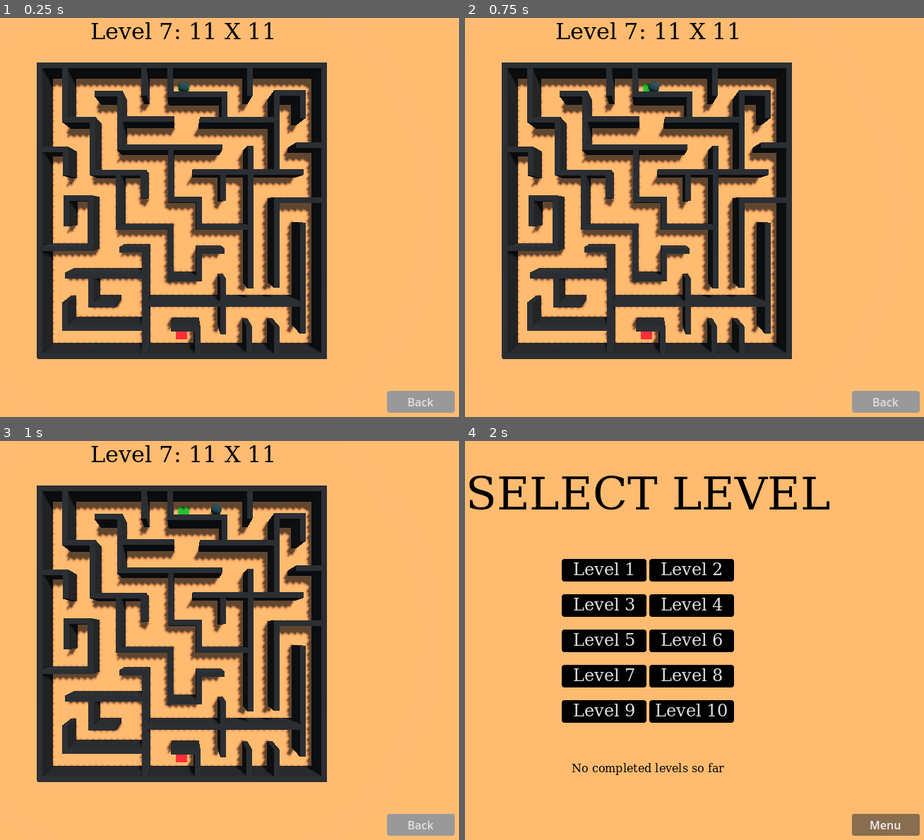
Above: before the commit, frames 1-4 (two rows, left to right).
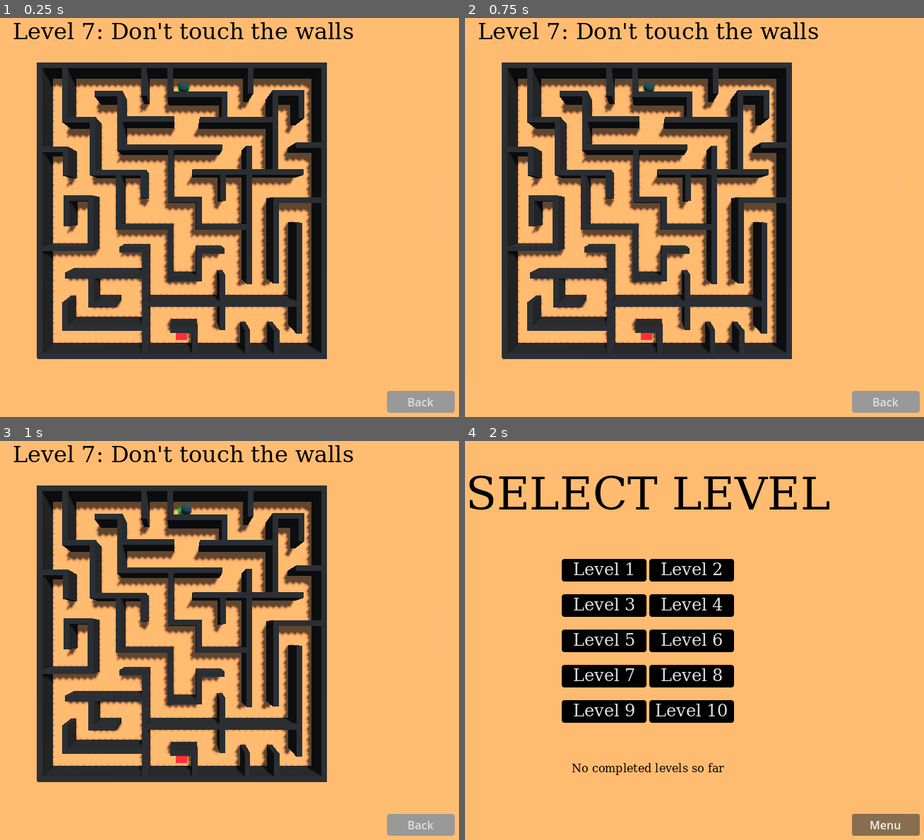
Above: after the commit, the same moments.

Repository: tautminas/sphere-in-a-maze
Game: Godot game, scene res://Level/level_7.tscn
The game is run twice, just before and just after one commit, with the same random seed, the same clock (stepped at 60 frames per second) and the same inputs. This scene is started directly instead of the project's main scene.
Inputs:
- Up to frame 1 (0.25 s): no input
- Up to frame 2 (0.75 s): tap Enter at 0.5 s; hold Right (right) from 0.53 s (still down)
- Up to frame 3 (1 s): keep holding Right (right); tap Space (jump) at 0.77 s
- Up to frame 4 (2 s): release Right (right) at 1.25 s; click "Back" at 1.25 s

The runs differ from the first frame. In frame 1, 3.6% of the frame differs, in the area x 2-77%, y 1-85%; in frame 2, 3.7%; in frame 3, 3.7%; in frame 4, nothing differs.

Commit message:
Add death walls for level 7

Diff:
--- /dev/null
+++ b/Level/level_7.gd
@@ -0,0 +1,20 @@
+extends Node3D
+
+@onready var player: RigidBody3D = $Player
+
+var force_magnitude : float = 2750.0 * 0.9
+
+# Called every frame. 'delta' is the elapsed time since the previous frame.
+func _process(delta: float) -> void:
+
+	if Input.is_action_pressed("right"):
+		player.apply_central_force(Vector3.LEFT * delta * force_magnitude)
+
+	if Input.is_action_pressed("left"):
+		player.apply_central_force(Vector3.RIGHT * delta * force_magnitude)
+
+	if Input.is_action_pressed("down"):
+		player.apply_central_force(Vector3.FORWARD * delta * force_magnitude)
+
+	if Input.is_action_pressed("up"):
+		player.apply_central_force(Vector3.BACK * delta * force_magnitude)
--- a/Level/level_7.tscn
+++ b/Level/level_7.tscn
@@ -1,5 +1,6 @@
-[gd_scene load_steps=13 format=3 uid="uid://brbt4e5u2itib"]
-
+[gd_scene load_steps=14 format=3 uid="uid://brbt4e5u2itib"]
+
+[ext_resource type="Script" path="res://Level/level_7.gd" id="1_unhwe"]
 [ext_resource type="Script" path="res://Level/EndPad.gd" id="1_ybd6n"]
 [ext_resource type="Texture2D" uid="uid://5qf3gj2epi4b" path="res://Level/level_7.png" id="2_3wq4h"]
 [ext_resource type="PackedScene" uid="uid://cyhvniedkv4gs" path="res://player.tscn" id="2_bmsc5"]
@@ -31,6 +32,7 @@
 albedo_color = Color(0, 0, 0, 1)
 
 [node name="Level" type="Node3D"]
+script = ExtResource("1_unhwe")
 
 [node name="WorldEnvironment" type="WorldEnvironment" parent="."]
 environment = SubResource("Environment_dovew")
@@ -52,7 +54,7 @@
 material = SubResource("StandardMaterial3D_hvt0v")
 
 [node name="EndPad" type="CSGBox3D" parent="." groups=["Goal"]]
-transform = Transform3D(1, 0, 0, 0, 1, 0, 0, 0, 1, -0.152806, 0.05, 11.8431)
+transform = Transform3D(1, 0, 0, 0, 1, 0, 0, 0, 1, -0.152806, 0.05, 11.9023)
 use_collision = true
 size = Vector3(1.1, 0.1, 1.1)
 material = SubResource("StandardMaterial3D_grlst")
@@ -73,355 +75,355 @@
 
 [node name="Walls" type="Node" parent="."]
 
-[node name="Wall1" type="CSGBox3D" parent="Walls"]
+[node name="Wall1" type="CSGBox3D" parent="Walls" groups=["Death"]]
 transform = Transform3D(1, 0, 0, 0, 1, 0, 0, 0, 1, -12.8527, 1, 0.124628)
 use_collision = true
 size = Vector3(0.5, 2, 26)
 material = SubResource("StandardMaterial3D_2ppxr")
 
-[node name="Wall5" type="CSGBox3D" parent="Walls"]
-transform = Transform3D(1, 0, 0, 0, 1, 0, 0, 0, 1, 6.06659, 1, 0.503981)
-use_collision = true
-size = Vector3(0.5, 2, 12.85)
-material = SubResource("StandardMaterial3D_2ppxr")
-
-[node name="Wall6" type="CSGBox3D" parent="Walls"]
+[node name="Wall5" type="CSGBox3D" parent="Walls" groups=["Death"]]
+transform = Transform3D(1, 0, 0, 0, 1, 0, 0, 0, 1, 5.95367, 1, 0.298915)
+use_collision = true
+size = Vector3(0.5, 2, 12.45)
+material = SubResource("StandardMaterial3D_2ppxr")
+
+[node name="Wall6" type="CSGBox3D" parent="Walls" groups=["Death"]]
 transform = Transform3D(1, 0, 0, 0, 1, 0, 0, 0, 1, -3.43269, 1, 8.175)
 use_collision = true
 size = Vector3(0.5, 2, 10)
 material = SubResource("StandardMaterial3D_2ppxr")
 
-[node name="Wall7" type="CSGBox3D" parent="Walls"]
-transform = Transform3D(1, 0, 0, 0, 1, 0, 0, 0, 1, 10.7998, 1, 6.00543)
+[node name="Wall7" type="CSGBox3D" parent="Walls" groups=["Death"]]
+transform = Transform3D(1, 0, 0, 0, 1, 0, 0, 0, 1, 10.4797, 1, 6.00543)
 use_collision = true
 size = Vector3(0.5, 2, 10)
 material = SubResource("StandardMaterial3D_2ppxr")
 
-[node name="Wall8" type="CSGBox3D" parent="Walls"]
+[node name="Wall8" type="CSGBox3D" parent="Walls" groups=["Death"]]
 transform = Transform3D(1, 0, 0, 0, 1, 0.000959931, 0, -0.000959931, 1, -5.67602, 1, -8.00053)
 use_collision = true
 size = Vector3(0.5, 2, 5)
 material = SubResource("StandardMaterial3D_2ppxr")
 
-[node name="Wall9" type="CSGBox3D" parent="Walls"]
+[node name="Wall9" type="CSGBox3D" parent="Walls" groups=["Death"]]
 transform = Transform3D(1, 0, 0, 0, 1, 0, 0, 0, 1, -1.0776, 1, -3.37945)
 use_collision = true
 size = Vector3(0.5, 2, 5)
 material = SubResource("StandardMaterial3D_2ppxr")
 
-[node name="Wall10" type="CSGBox3D" parent="Walls"]
+[node name="Wall10" type="CSGBox3D" parent="Walls" groups=["Death"]]
 transform = Transform3D(1, 0, 0, 0, 1, 0, 0, 0, 1, -8.32354, 1, 1.07198)
 use_collision = true
 size = Vector3(0.5, 2, 5)
 material = SubResource("StandardMaterial3D_2ppxr")
 
-[node name="Wall11" type="CSGBox3D" parent="Walls"]
+[node name="Wall11" type="CSGBox3D" parent="Walls" groups=["Death"]]
 transform = Transform3D(1, 0, 0, 0, 1, 0, 0, 0, 1, -5.80441, 1, -0.828021)
 use_collision = true
 size = Vector3(0.5, 2, 5)
 material = SubResource("StandardMaterial3D_2ppxr")
 
-[node name="Wall12" type="CSGBox3D" parent="Walls"]
+[node name="Wall12" type="CSGBox3D" parent="Walls" groups=["Death"]]
 transform = Transform3D(1, 0, 0, 0, 1, 0, 0, 0, 1, -1.13493, 1, 3.82336)
 use_collision = true
 size = Vector3(0.5, 2, 5)
 material = SubResource("StandardMaterial3D_2ppxr")
 
-[node name="Wall13" type="CSGBox3D" parent="Walls"]
-transform = Transform3D(1, 0, 0, 0, 1, 0, 0, 0, 1, 3.60741, 1, 8.52133)
-use_collision = true
-size = Vector3(0.5, 2, 5)
-material = SubResource("StandardMaterial3D_2ppxr")
-
-[node name="Wall14" type="CSGBox3D" parent="Walls"]
-transform = Transform3D(1, 0, 0, 0, 1, 0, 0, 0, 1, 8.44546, 1, 2.85736)
-use_collision = true
-size = Vector3(0.5, 2, 8)
-material = SubResource("StandardMaterial3D_2ppxr")
-
-[node name="Wall15" type="CSGBox3D" parent="Walls"]
-transform = Transform3D(1, 0, 0, 0, 1, 0, 0, 0, 1, 8.44546, 1, -7.13587)
+[node name="Wall13" type="CSGBox3D" parent="Walls" groups=["Death"]]
+transform = Transform3D(1, 0, 0, 0, 1, 0, 0, 0, 1, 3.5533, 1, 8.18331)
+use_collision = true
+size = Vector3(0.5, 2, 5)
+material = SubResource("StandardMaterial3D_2ppxr")
+
+[node name="Wall14" type="CSGBox3D" parent="Walls" groups=["Death"]]
+transform = Transform3D(1, 0, 0, 0, 1, 0, 0, 0, 1, 8.36533, 1, 2.61772)
+use_collision = true
+size = Vector3(0.5, 2, 7.75)
+material = SubResource("StandardMaterial3D_2ppxr")
+
+[node name="Wall15" type="CSGBox3D" parent="Walls" groups=["Death"]]
+transform = Transform3D(1, 0, 0, 0, 1, 0, 0, 0, 1, 8.30072, 1, -7.13587)
 use_collision = true
 size = Vector3(0.5, 2, 7.5)
 material = SubResource("StandardMaterial3D_2ppxr")
 
-[node name="Wall16" type="CSGBox3D" parent="Walls"]
+[node name="Wall16" type="CSGBox3D" parent="Walls" groups=["Death"]]
 transform = Transform3D(1, 0, 0, 0, 1, 0, 0, 0, 1, -10.59, 1, -10.5929)
 use_collision = true
 size = Vector3(0.5, 2, 5)
 material = SubResource("StandardMaterial3D_2ppxr")
 
-[node name="Wall17" type="CSGBox3D" parent="Walls"]
+[node name="Wall17" type="CSGBox3D" parent="Walls" groups=["Death"]]
 transform = Transform3D(1, 0, 0, 0, 1, 0, 0, 0, 1, -8.11096, 1, -5.8616)
 use_collision = true
 size = Vector3(0.5, 2, 5)
 material = SubResource("StandardMaterial3D_2ppxr")
 
-[node name="Wall18" type="CSGBox3D" parent="Walls"]
+[node name="Wall18" type="CSGBox3D" parent="Walls" groups=["Death"]]
 transform = Transform3D(1, 0, 0, 0, 1, 0, 0, 0, 1, 3.74438, 1, -9.446)
 use_collision = true
 size = Vector3(0.5, 2, 2.7)
 material = SubResource("StandardMaterial3D_2ppxr")
 
-[node name="Wall19" type="CSGBox3D" parent="Walls"]
-transform = Transform3D(1, 0, 0, 0, 1, 0, 0, 0, 1, 6.01456, 1, -11.6621)
-use_collision = true
-size = Vector3(0.5, 2, 2.5)
-material = SubResource("StandardMaterial3D_2ppxr")
-
-[node name="Wall20" type="CSGBox3D" parent="Walls"]
+[node name="Wall19" type="CSGBox3D" parent="Walls" groups=["Death"]]
+transform = Transform3D(1, 0, 0, 0, 1, 0, 0, 0, 1, 6.06735, 1, -11.86)
+use_collision = true
+size = Vector3(0.5, 2, 2.5)
+material = SubResource("StandardMaterial3D_2ppxr")
+
+[node name="Wall20" type="CSGBox3D" parent="Walls" groups=["Death"]]
 transform = Transform3D(1, 0, 0, 0, 1, 0, 0, 0, 1, -1.13654, 1, -11.6621)
 use_collision = true
 size = Vector3(0.5, 2, 2.5)
 material = SubResource("StandardMaterial3D_2ppxr")
 
-[node name="Wall21" type="CSGBox3D" parent="Walls"]
+[node name="Wall21" type="CSGBox3D" parent="Walls" groups=["Death"]]
 transform = Transform3D(1, 0, 0, 0, 1, 0, 0, 0, 1, -3.50225, 1, -11.6621)
 use_collision = true
 size = Vector3(0.5, 2, 2.5)
 material = SubResource("StandardMaterial3D_2ppxr")
 
-[node name="Wall22" type="CSGBox3D" parent="Walls"]
+[node name="Wall22" type="CSGBox3D" parent="Walls" groups=["Death"]]
 transform = Transform3D(1, 0, 0, 0, 1, 0, 0, 0, 1, -10.5466, 1, -4.4653)
 use_collision = true
 size = Vector3(0.5, 2, 2.5)
 material = SubResource("StandardMaterial3D_2ppxr")
 
-[node name="Wall23" type="CSGBox3D" parent="Walls"]
+[node name="Wall23" type="CSGBox3D" parent="Walls" groups=["Death"]]
 transform = Transform3D(1, 0, 0, 0, 1, 0, 0, 0, 1, -10.5812, 1, 9.42261)
 use_collision = true
 size = Vector3(0.5, 2, 2.54285)
 material = SubResource("StandardMaterial3D_2ppxr")
 
-[node name="Wall24" type="CSGBox3D" parent="Walls"]
-transform = Transform3D(1, 0, 0, 0, 1, 0, 0, 0, 1, 8.41712, 1, 11.5779)
-use_collision = true
-size = Vector3(0.5, 2, 2.5)
-material = SubResource("StandardMaterial3D_2ppxr")
-
-[node name="Wall25" type="CSGBox3D" parent="Walls"]
-transform = Transform3D(1, 0, 0, 0, 1, 0, 0, 0, 1, 5.97535, 1, 11.5779)
-use_collision = true
-size = Vector3(0.5, 2, 2.5)
-material = SubResource("StandardMaterial3D_2ppxr")
-
-[node name="Wall26" type="CSGBox3D" parent="Walls"]
+[node name="Wall24" type="CSGBox3D" parent="Walls" groups=["Death"]]
+transform = Transform3D(1, 0, 0, 0, 1, 0, 0, 0, 1, 8.41712, 1, 11.9457)
+use_collision = true
+size = Vector3(0.5, 2, 2.5)
+material = SubResource("StandardMaterial3D_2ppxr")
+
+[node name="Wall25" type="CSGBox3D" parent="Walls" groups=["Death"]]
+transform = Transform3D(1, 0, 0, 0, 1, 0, 0, 0, 1, 5.80433, 1, 11.9258)
+use_collision = true
+size = Vector3(0.5, 2, 2.5)
+material = SubResource("StandardMaterial3D_2ppxr")
+
+[node name="Wall26" type="CSGBox3D" parent="Walls" groups=["Death"]]
 transform = Transform3D(1, 0, 0, 0, 1, 0, 0, 0, 1, 1.46746, 1, 5.0488)
 use_collision = true
 size = Vector3(0.5, 2, 2.5)
 material = SubResource("StandardMaterial3D_2ppxr")
 
-[node name="Wall27" type="CSGBox3D" parent="Walls"]
+[node name="Wall27" type="CSGBox3D" parent="Walls" groups=["Death"]]
 transform = Transform3D(1, 0, 0, 0, 1, 0, 0, 0, 1, 1.46746, 1, 0.166056)
 use_collision = true
 size = Vector3(0.5, 2, 2.5)
 material = SubResource("StandardMaterial3D_2ppxr")
 
-[node name="Wall28" type="CSGBox3D" parent="Walls"]
+[node name="Wall28" type="CSGBox3D" parent="Walls" groups=["Death"]]
 transform = Transform3D(1, 0, 0, 0, 1, 0, 0, 0, 1, 3.60225, 1, -2.22682)
 use_collision = true
 size = Vector3(0.5, 2, 2.5)
 material = SubResource("StandardMaterial3D_2ppxr")
 
-[node name="Wall29" type="CSGBox3D" parent="Walls"]
-transform = Transform3D(1, 0, 0, 0, 1, 0, 0, 0, 1, 10.7605, 1, -9.63034)
-use_collision = true
-size = Vector3(0.5, 2, 2.5)
-material = SubResource("StandardMaterial3D_2ppxr")
-
-[node name="Wall30" type="CSGBox3D" parent="Walls"]
+[node name="Wall29" type="CSGBox3D" parent="Walls" groups=["Death"]]
+transform = Transform3D(1, 0, 0, 0, 1, 0, 0, 0, 1, 10.6681, 1, -9.63034)
+use_collision = true
+size = Vector3(0.5, 2, 2.5)
+material = SubResource("StandardMaterial3D_2ppxr")
+
+[node name="Wall30" type="CSGBox3D" parent="Walls" groups=["Death"]]
 transform = Transform3D(1, 0, 0, 0, 1, 0, 0, 0, 1, -8.25841, 1, 7.19503)
 use_collision = true
 size = Vector3(0.5, 2, 2.5)
 material = SubResource("StandardMaterial3D_2ppxr")
 
-[node name="Wall31" type="CSGBox3D" parent="Walls"]
+[node name="Wall31" type="CSGBox3D" parent="Walls" groups=["Death"]]
 transform = Transform3D(1, 0, 0, 0, 1, 0, 0, 0, 1, -10.4561, 1, 0.0790176)
 use_collision = true
 size = Vector3(0.5, 2, 2.5)
 material = SubResource("StandardMaterial3D_2ppxr")
 
-[node name="Wall33" type="CSGBox3D" parent="Walls"]
-transform = Transform3D(1, 0, 0, 0, 1, 0, 0, 0, 1, 1.30681, 1, 11.6608)
+[node name="Wall33" type="CSGBox3D" parent="Walls" groups=["Death"]]
+transform = Transform3D(1, 0, 0, 0, 1, 0, 0, 0, 1, 1.09708, 1, 11.8706)
 use_collision = true
 size = Vector3(0.5, 2, 2.8)
 material = SubResource("StandardMaterial3D_2ppxr")
 
-[node name="Wall34" type="CSGBox3D" parent="Walls"]
+[node name="Wall34" type="CSGBox3D" parent="Walls" groups=["Death"]]
 transform = Transform3D(-4.37114e-08, 0, 1, 0, 1, 0, -1, 0, -4.37114e-08, -7.24516, 1, 8.3519)
 use_collision = true
 size = Vector3(0.5, 2, 2.5)
 material = SubResource("StandardMaterial3D_2ppxr")
 
-[node name="Wall35" type="CSGBox3D" parent="Walls"]
+[node name="Wall35" type="CSGBox3D" parent="Walls" groups=["Death"]]
 transform = Transform3D(-4.37114e-08, 0, 1, 0, 1, 0, -1, 0, -4.37114e-08, -4.43405, 1, 3.41432)
 use_collision = true
 size = Vector3(0.5, 2, 2.5)
 material = SubResource("StandardMaterial3D_2ppxr")
 
-[node name="Wall36" type="CSGBox3D" parent="Walls"]
+[node name="Wall36" type="CSGBox3D" parent="Walls" groups=["Death"]]
 transform = Transform3D(-4.37114e-08, 0, 1, 0, 1, 0, -1, 0, -4.37114e-08, -6.6766, 1, -10.5811)
 use_collision = true
 size = Vector3(0.5, 2, 2.5)
 material = SubResource("StandardMaterial3D_2ppxr")
 
-[node name="Wall37" type="CSGBox3D" parent="Walls"]
+[node name="Wall37" type="CSGBox3D" parent="Walls" groups=["Death"]]
 transform = Transform3D(-4.37114e-08, 0, 1, 0, 1, 0, -1, 0, -4.37114e-08, 9.64685, 1, -10.6308)
 use_collision = true
 size = Vector3(0.5, 2, 2.5)
 material = SubResource("StandardMaterial3D_2ppxr")
 
-[node name="Wall38" type="CSGBox3D" parent="Walls"]
+[node name="Wall38" type="CSGBox3D" parent="Walls" groups=["Death"]]
 transform = Transform3D(-4.37114e-08, 0, 1, 0, 1, 0, -1, 0, -4.37114e-08, 11.4067, 1, -5.93967)
 use_collision = true
 size = Vector3(0.5, 2, 2.5)
 material = SubResource("StandardMaterial3D_2ppxr")
 
-[node name="Wall39" type="CSGBox3D" parent="Walls"]
+[node name="Wall39" type="CSGBox3D" parent="Walls" groups=["Death"]]
 transform = Transform3D(-4.37114e-08, 0, 1, 0, 1, 0, -1, 0, -4.37114e-08, 2.46734, 1, 3.55968)
 use_collision = true
 size = Vector3(0.5, 2, 2.5)
 material = SubResource("StandardMaterial3D_2ppxr")
 
-[node name="Wall40" type="CSGBox3D" parent="Walls"]
+[node name="Wall40" type="CSGBox3D" parent="Walls" groups=["Death"]]
 transform = Transform3D(-4.37114e-08, 0, 1, 0, 1, 0, -1, 0, -4.37114e-08, 0.141258, 1, 6.05648)
 use_collision = true
 size = Vector3(0.5, 2, 2.5)
 material = SubResource("StandardMaterial3D_2ppxr")
 
-[node name="Wall41" type="CSGBox3D" parent="Walls"]
-transform = Transform3D(-4.37114e-08, 0, 1, 0, 1, 0, -1, 0, -4.37114e-08, 0.141258, 1, 10.5117)
-use_collision = true
-size = Vector3(0.5, 2, 2.5)
-material = SubResource("StandardMaterial3D_2ppxr")
-
-[node name="Wall42" type="CSGBox3D" parent="Walls"]
+[node name="Wall41" type="CSGBox3D" parent="Walls" groups=["Death"]]
+transform = Transform3D(-4.37114e-08, 0, 1, 0, 1, 0, -1, 0, -4.37114e-08, 0.0928268, 1, 10.6462)
+use_collision = true
+size = Vector3(0.5, 2, 2.5)
+material = SubResource("StandardMaterial3D_2ppxr")
+
+[node name="Wall42" type="CSGBox3D" parent="Walls" groups=["Death"]]
 transform = Transform3D(-4.37114e-08, 0, 1, 0, 1, 0, -1, 0, -4.37114e-08, -9.35818, 1, -8.26546)
 use_collision = true
 size = Vector3(0.5, 2, 2.98)
 material = SubResource("StandardMaterial3D_2ppxr")
 
-[node name="Wall43" type="CSGBox3D" parent="Walls"]
+[node name="Wall43" type="CSGBox3D" parent="Walls" groups=["Death"]]
 transform = Transform3D(-4.37114e-08, 0, 1, 0, 1, 0, -1, 0, -4.37114e-08, -11.5386, 1, -5.57168)
 use_collision = true
 size = Vector3(0.5, 2, 2.5)
 material = SubResource("StandardMaterial3D_2ppxr")
 
-[node name="Wall44" type="CSGBox3D" parent="Walls"]
+[node name="Wall44" type="CSGBox3D" parent="Walls" groups=["Death"]]
 transform = Transform3D(-4.37114e-08, 0, 1, 0, 1, 0, -1, 0, -4.37114e-08, -9.45389, 1, -1.18591)
 use_collision = true
 size = Vector3(0.5, 2, 2.5)
 material = SubResource("StandardMaterial3D_2ppxr")
 
-[node name="Wall45" type="CSGBox3D" parent="Walls"]
+[node name="Wall45" type="CSGBox3D" parent="Walls" groups=["Death"]]
 transform = Transform3D(-4.37114e-08, 0, 1, 0, 1, 0, -1, 0, -4.37114e-08, 0.202641, 1, -1.0578)
 use_collision = true
 size = Vector3(0.5, 2, 3.05)
 material = SubResource("StandardMaterial3D_2ppxr")
 
-[node name="Wall46" type="CSGBox3D" parent="Walls"]
+[node name="Wall46" type="CSGBox3D" parent="Walls" groups=["Death"]]
 transform = Transform3D(-4.37114e-08, 0, 1, 0, 1, 0, -1, 0, -4.37114e-08, 3.53568, 1, 8.3264)
 use_collision = true
 size = Vector3(0.5, 2, 14.3)
 material = SubResource("StandardMaterial3D_2ppxr")
 
-[node name="Wall47" type="CSGBox3D" parent="Walls"]
+[node name="Wall47" type="CSGBox3D" parent="Walls" groups=["Death"]]
 transform = Transform3D(-4.37114e-08, 0, 1, 0, 1, 0, -1, 0, -4.37114e-08, -7.00198, 1, 10.445)
 use_collision = true
 size = Vector3(0.5, 2, 7)
 material = SubResource("StandardMaterial3D_2ppxr")
 
-[node name="Wall48" type="CSGBox3D" parent="Walls"]
+[node name="Wall48" type="CSGBox3D" parent="Walls" groups=["Death"]]
 transform = Transform3D(-4.37114e-08, 0, 1, 0, 1, 0, -1, 0, -4.37114e-08, 5.02314, 1, -8.23984)
 use_collision = true
 size = Vector3(0.5, 2, 7)
 material = SubResource("StandardMaterial3D_2ppxr")
 
-[node name="Wall49" type="CSGBox3D" parent="Walls"]
+[node name="Wall49" type="CSGBox3D" parent="Walls" groups=["Death"]]
 transform = Transform3D(-4.37114e-08, 0, 1, 0, 1, 0, -1, 0, -4.37114e-08, -7.12166, 1, 5.75806)
 use_collision = true
 size = Vector3(0.5, 2, 7)
 material = SubResource("StandardMaterial3D_2ppxr")
 
-[node name="Wall50" type="CSGBox3D" parent="Walls"]
+[node name="Wall50" type="CSGBox3D" parent="Walls" groups=["Death"]]
 transform = Transform3D(-4.37114e-08, 0, 1, 0, 1, 0, -1, 0, -4.37114e-08, -0.977408, 1, -5.74534)
 use_collision = true
 size = Vector3(0.5, 2, 9)
 material = SubResource("StandardMaterial3D_2ppxr")
 
-[node name="Wall51" type="CSGBox3D" parent="Walls"]
+[node name="Wall51" type="CSGBox3D" parent="Walls" groups=["Death"]]
 transform = Transform3D(-4.37114e-08, 0, 1, 0, 1, 0, -1, 0, -4.37114e-08, 5.86898, 1, -3.53303)
 use_collision = true
 size = Vector3(0.5, 2, 10)
 material = SubResource("StandardMaterial3D_2ppxr")
 
-[node name="Wall52" type="CSGBox3D" parent="Walls"]
+[node name="Wall52" type="CSGBox3D" parent="Walls" groups=["Death"]]
 transform = Transform3D(-4.37114e-08, 0, 1, 0, 1, 0, -1, 0, -4.37114e-08, 3.70351, 1, 1.42761)
 use_collision = true
 size = Vector3(0.5, 2, 5)
 material = SubResource("StandardMaterial3D_2ppxr")
 
-[node name="Wall53" type="CSGBox3D" parent="Walls"]
+[node name="Wall53" type="CSGBox3D" parent="Walls" groups=["Death"]]
 transform = Transform3D(-4.37114e-08, 0, 1, 0, 1, 0, -1, 0, -4.37114e-08, -3.3777, 1, 1.42761)
 use_collision = true
 size = Vector3(0.5, 2, 5)
 material = SubResource("StandardMaterial3D_2ppxr")
 
-[node name="Wall54" type="CSGBox3D" parent="Walls"]
+[node name="Wall54" type="CSGBox3D" parent="Walls" groups=["Death"]]
 transform = Transform3D(-4.37114e-08, 0, 1, 0, 1, 0, -1, 0, -4.37114e-08, -10.5802, 1, 3.33112)
 use_collision = true
 size = Vector3(0.5, 2, 5)
 material = SubResource("StandardMaterial3D_2ppxr")
 
-[node name="Wall55" type="CSGBox3D" parent="Walls"]
+[node name="Wall55" type="CSGBox3D" parent="Walls" groups=["Death"]]
 transform = Transform3D(-4.37114e-08, 0, 1, 0, 1, 0, -1, 0, -4.37114e-08, -5.83065, 1, -3.50533)
 use_collision = true
 size = Vector3(0.5, 2, 5.05)
 material = SubResource("StandardMaterial3D_2ppxr")
 
-[node name="Wall56" type="CSGBox3D" parent="Walls"]
+[node name="Wall56" type="CSGBox3D" parent="Walls" groups=["Death"]]
 transform = Transform3D(-4.37114e-08, 0, 1, 0, 1, 0, -1, 0, -4.37114e-08, -3.29145, 1, -8.32343)
 use_collision = true
 size = Vector3(0.5, 2, 5)
 material = SubResource("StandardMaterial3D_2ppxr")
 
-[node name="Wall57" type="CSGBox3D" parent="Walls"]
+[node name="Wall57" type="CSGBox3D" parent="Walls" groups=["Death"]]
 transform = Transform3D(-4.37114e-08, 0, 1, 0, 1, 0, -1, 0, -4.37114e-08, 1.10819, 1, -10.5449)
 use_collision = true
 size = Vector3(0.5, 2, 5)
 material = SubResource("StandardMaterial3D_2ppxr")
 
-[node name="Wall58" type="CSGBox3D" parent="Walls"]
-transform = Transform3D(-4.37114e-08, 0, 1, 0, 1, 0, -1, 0, -4.37114e-08, 10.5479, 1, -1.03947)
+[node name="Wall58" type="CSGBox3D" parent="Walls" groups=["Death"]]
+transform = Transform3D(-4.37114e-08, 0, 1, 0, 1, 0, -1, 0, -4.37114e-08, 10.4518, 1, -1.03947)
 use_collision = true
 size = Vector3(0.5, 2, 4.7)
 material = SubResource("StandardMaterial3D_2ppxr")
 
-[node name="Wall32" type="CSGBox3D" parent="Walls"]
+[node name="Wall32" type="CSGBox3D" parent="Walls" groups=["Death"]]
 transform = Transform3D(1, 0, 0, 0, 1, 0, 0, 0, 1, -3.55534, 1, -2.45478)
 use_collision = true
 size = Vector3(0.5, 2, 2.5)
 material = SubResource("StandardMaterial3D_2ppxr")
 
-[node name="Wall2" type="CSGBox3D" parent="Walls"]
+[node name="Wall2" type="CSGBox3D" parent="Walls" groups=["Death"]]
 transform = Transform3D(1, 0, 0, 0, 1, 0, 0, 0, 1, 12.711, 1, 0.124628)
 use_collision = true
 size = Vector3(0.5, 2, 26)
 material = SubResource("StandardMaterial3D_2ppxr")
 
-[node name="Wall3" type="CSGBox3D" parent="Walls"]
+[node name="Wall3" type="CSGBox3D" parent="Walls" groups=["Death"]]
 transform = Transform3D(-4.37114e-08, 0, 1, 0, 1, 0, -1, 0, -4.37114e-08, -0.0751071, 1, -13.1028)
 use_collision = true
 size = Vector3(0.5, 2, 26.05)
 material = SubResource("StandardMaterial3D_2ppxr")
 
-[node name="Wall4" type="CSGBox3D" parent="Walls"]
+[node name="Wall4" type="CSGBox3D" parent="Walls" groups=["Death"]]
 transform = Transform3D(-4.37114e-08, 0, 1, 0, 1, 0, -1, 0, -4.37114e-08, -0.0670202, 1, 13.0098)
 use_collision = true
 size = Vector3(0.5, 2, 26.05)
 material = SubResource("StandardMaterial3D_2ppxr")
 
 [node name="LevelLabelControl" parent="." instance=ExtResource("5_1ckld")]
-level_description = "Level 7: 11 X 11"
+level_description = "Level 7: Don't touch the walls"
 
 [node name="BackButtonControl" parent="." instance=ExtResource("4_tdk8w")]
--- /dev/null
+++ b/Particles/death_particles.tscn
@@ -0,0 +1,59 @@
+[gd_scene load_steps=10 format=3 uid="uid://dcecb8hw7dbrv"]
+
+[sub_resource type="Gradient" id="Gradient_lkolc"]
+offsets = PackedFloat32Array(0.201923, 0.413462, 0.586538, 0.740385, 0.903846)
+colors = PackedColorArray(1, 1, 1, 1, 1, 1, 0, 1, 1, 0.294118, 0, 1, 0.776471, 0, 0, 1, 0, 0, 0, 1)
+
+[sub_resource type="GradientTexture1D" id="GradientTexture1D_u3rij"]
+gradient = SubResource("Gradient_lkolc")
+
+[sub_resource type="Curve" id="Curve_cv3ok"]
+max_value = 100.0
+_data = [Vector2(0, 1), 0.0, 146.581, 0, 0, Vector2(1, 100), 413.249, 0.0, 0, 0]
+point_count = 2
+
+[sub_resource type="CurveTexture" id="CurveTexture_mygan"]
+curve = SubResource("Curve_cv3ok")
+
+[sub_resource type="Curve" id="Curve_qubh3"]
+_data = [Vector2(0, 0.530249), 0.0, 2.25724, 0, 0, Vector2(1, 0), -2.97204, 0.0, 0, 0]
+point_count = 2
+
+[sub_resource type="CurveTexture" id="CurveTexture_5bhb0"]
+curve = SubResource("Curve_qubh3")
+
+[sub_resource type="ParticleProcessMaterial" id="ParticleProcessMaterial_1onfr"]
+direction = Vector3(0, 1, 0)
+spread = 180.0
+gravity = Vector3(0, 0, 0)
+initial_velocity_min = 6.0
+initial_velocity_max = 16.0
+damping_max = 3.0
+damping_curve = SubResource("CurveTexture_mygan")
+scale_curve = SubResource("CurveTexture_5bhb0")
+color_ramp = SubResource("GradientTexture1D_u3rij")
+turbulence_enabled = true
+turbulence_noise_scale = 1.0
+turbulence_noise_speed_random = 4.0
+
+[sub_resource type="StandardMaterial3D" id="StandardMaterial3D_5wvwh"]
+shading_mode = 0
+vertex_color_use_as_albedo = true
+disable_receive_shadows = true
+billboard_mode = 3
+billboard_keep_scale = true
+particles_anim_h_frames = 1
+particles_anim_v_frames = 1
+particles_anim_loop = false
+
+[sub_resource type="QuadMesh" id="QuadMesh_gb05o"]
+material = SubResource("StandardMaterial3D_5wvwh")
+
+[node name="ExplosionParticles" type="GPUParticles3D"]
+cast_shadow = 0
+emitting = false
+amount = 64
+one_shot = true
+explosiveness = 0.75
+process_material = SubResource("ParticleProcessMaterial_1onfr")
+draw_pass_1 = SubResource("QuadMesh_gb05o")
--- a/player.gd
+++ b/player.gd
@@ -7,6 +7,7 @@
 @export var thrust: float = 2500.0
 
 @onready var level_completion_particles: GPUParticles3D = $LevelCompletionParticles
+@onready var death_particles: GPUParticles3D = $DeathParticles
 
 const LEVEL_DATA_PATH = "res://level_data.json"
 var bounce: float
@@ -38,6 +39,14 @@
 		apply_central_force(Vector3.UP * bounce)
 		if abs(global_position.x) > 19 or abs(global_position.z) > 14:
 			get_tree().reload_current_scene()
+
+	if "Death" in body.get_groups():
+		set_process(false)
+		var tween = create_tween()
+		tween.tween_interval(1.0)
+		tween.tween_callback(func() -> void:get_tree().reload_current_scene())
+		death_particles.emitting = true
+
 
 	if "Goal" in body.get_groups():
 		complete_level(body.file_path)
--- a/player.tscn
+++ b/player.tscn
@@ -1,7 +1,8 @@
-[gd_scene load_steps=6 format=3 uid="uid://cyhvniedkv4gs"]
+[gd_scene load_steps=7 format=3 uid="uid://cyhvniedkv4gs"]
 
 [ext_resource type="Script" path="res://player.gd" id="1_ummwh"]
 [ext_resource type="PackedScene" uid="uid://dandqoanxrpxd" path="res://Particles/level_completion_particles.tscn" id="2_e86os"]
+[ext_resource type="PackedScene" path="res://Particles/death_particles.tscn" id="3_c8wgf"]
 
 [sub_resource type="StandardMaterial3D" id="StandardMaterial3D_0dpyo"]
 albedo_color = Color(0.00408723, 0.139794, 0.149384, 1)
@@ -26,4 +27,6 @@
 
 [node name="LevelCompletionParticles" parent="." instance=ExtResource("2_e86os")]
 
+[node name="DeathParticles" parent="." instance=ExtResource("3_c8wgf")]
+
 [connection signal="body_entered" from="." to="." method="_on_body_entered"]
